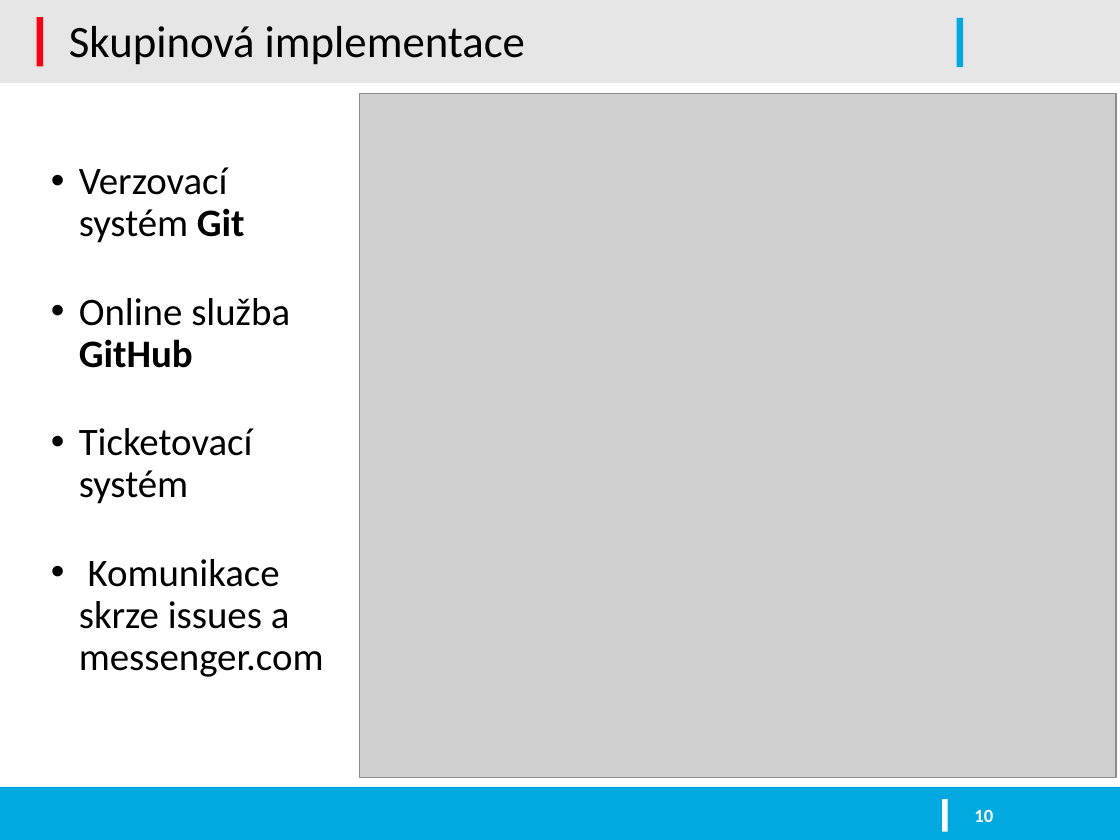
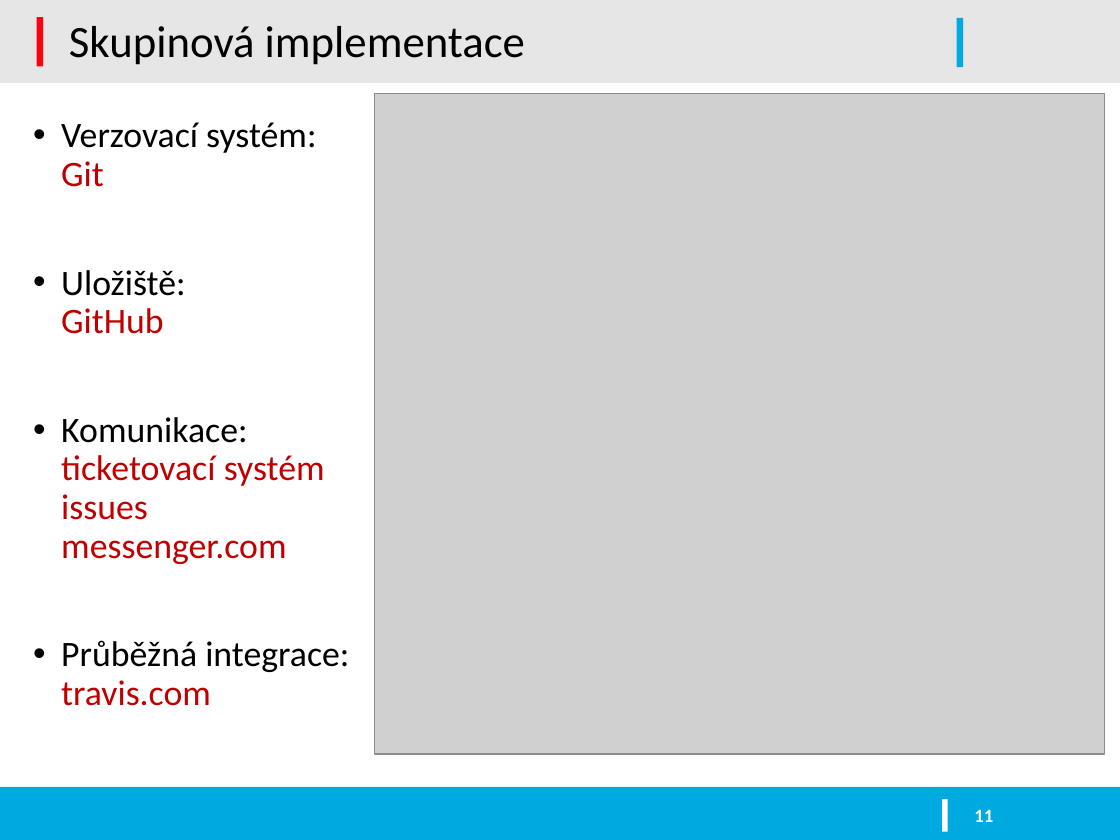
Before and after one commit to kysel/IFJ16, a slide deck: slide 11 of docs/prezentace.pptx (slide 10 before the commit). Drawn at 1120x840 pixels with LibreOffice and Linux fonts; fonts in the diff are those of the drawing; grey boxes stand for pictures; background and template pictures are left out. Boxes give left, top, right and bottom in pixels: in the first picture for what was removed or moved away, otherwise in the second. Text is boxed around its words. In the diff, an @@ line names an element or a change of style, - is before the commit and + after.

```diff
--- a/docs/prezentace.pptx
+++ b/docs/prezentace.pptx
@@ picture resized from (x1=360, y1=94, x2=1116, y2=778) to (x1=375, y1=94, x2=1105, y2=755) @@
@@ text at (x1=61, y1=122, x2=349, y2=706): text changed; size 25 to 23 pt; text colour #000000 to #C00000 @@
-• Verzovací systém Git
-• Online služba GitHub
-• Ticketovací systém
-• Komunikace skrze issues a messenger.com
+• Verzovací systém: Git
+• Uložiště:
+  GitHub
+• Komunikace:
+  ticketovací systém issues messenger.com
+• Průběžná integrace: travis.com
@@ page number at (x1=974, y1=810, x2=993, y2=822): text changed @@
-10
+11
```
Also in this commit, not shown: 10 other slides changed, 1 slide added, 2 slides removed, 1 other file.
